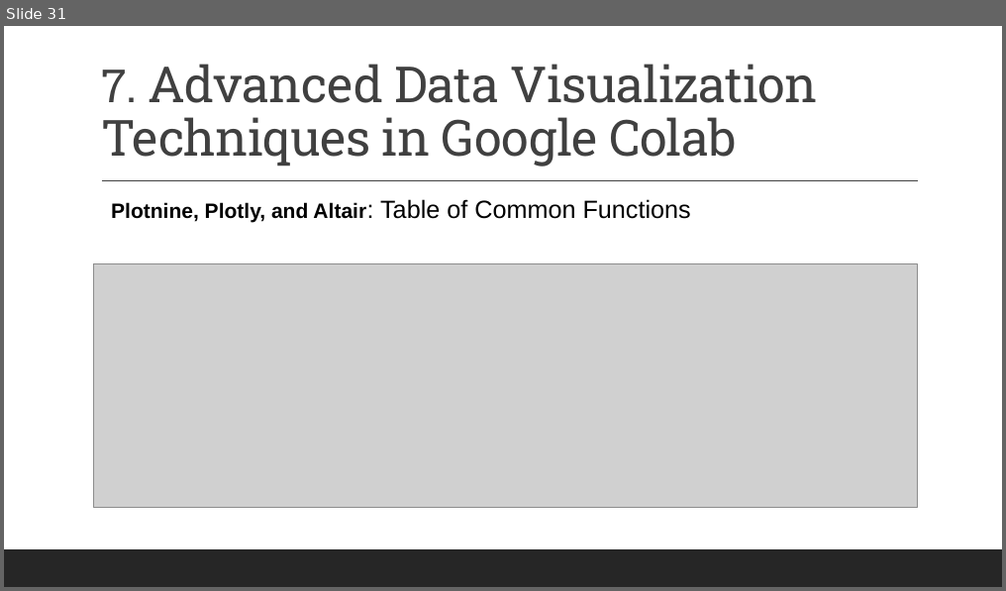
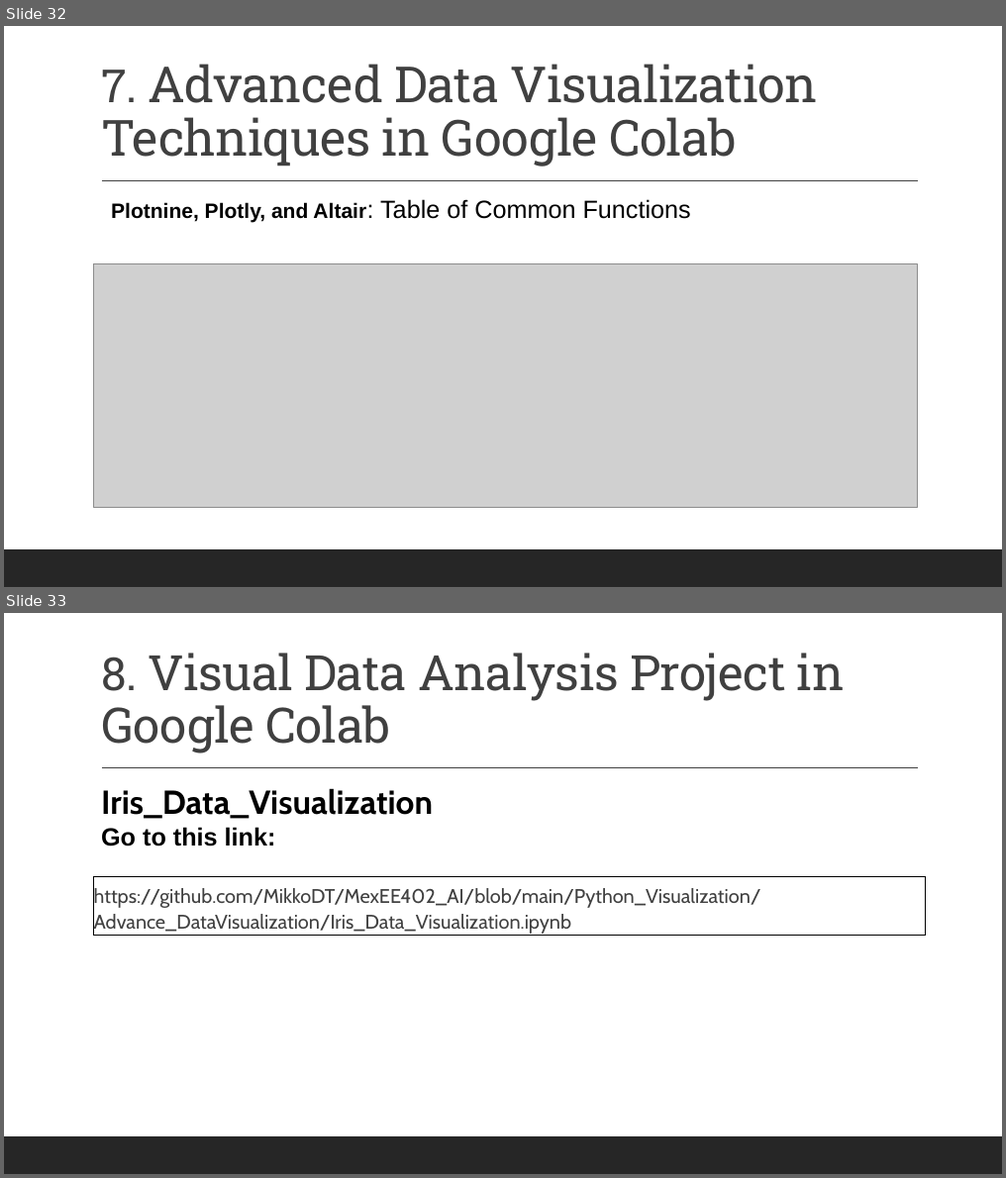
Before and after one commit to MikkoDT/MexEE402_AI, a slide deck: Lectures/II_Data_Visualization_with_Python.pptx. Shown one above the other, each under a label of ours: slide 31 before the commit, slides 32 and 33 after it. The pictures are 1006x591 and 1006x1178 pixels, drawn with LibreOffice and Linux fonts; fonts in the diff are those of the drawing; grey boxes stand for pictures. Boxes give left, top, right and bottom in pixels: in the first picture for what was removed or moved away, otherwise in the second. Text is boxed around its words. In the diff, an @@ line names an element or a change of style, - is before the commit and + after.

```diff
--- a/Lectures/II_Data_Visualization_with_Python.pptx
+++ b/Lectures/II_Data_Visualization_with_Python.pptx
@@ slide 33 added at [4, 613, 1002, 1174], background #FFFFFF; not listed: 2 template elements that a slide beside it also shows @@
@@ title added at [101, 653, 845, 754], 47 pt, text #404040 @@
+8. Visual Data Analysis Project in Google Colab
@@ text added at [101, 788, 433, 847], 32 pt, text #000000, bold @@
+Iris_Data_Visualization
+Go to this link:
@@ rectangle added at [94, 877, 926, 936], outline #000000 0.75 pt, 19 pt, text #404040 @@
+https://github.com/MikkoDT/MexEE402_AI/blob/main/Python_Visualization/Advance_DataVisualization/Iris_Data_Visualization.ipynb
@@ what was slide 31 is now slide 32 @@
```
Also in this commit, not shown: 1 slide changed, 1 other slide added, 1 slide removed, 1 other file.
